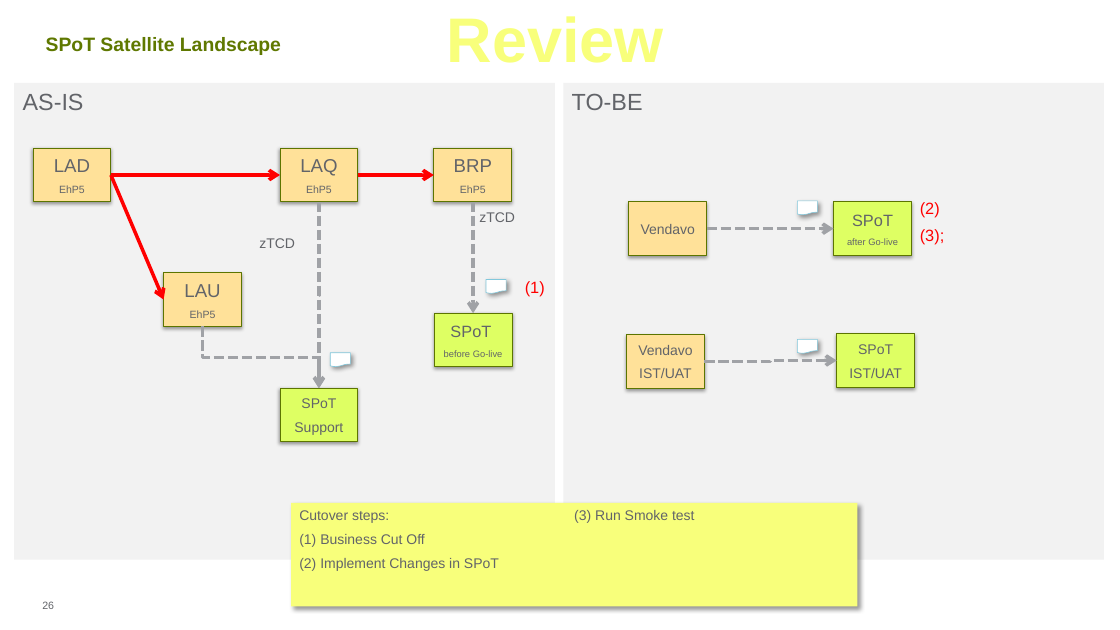
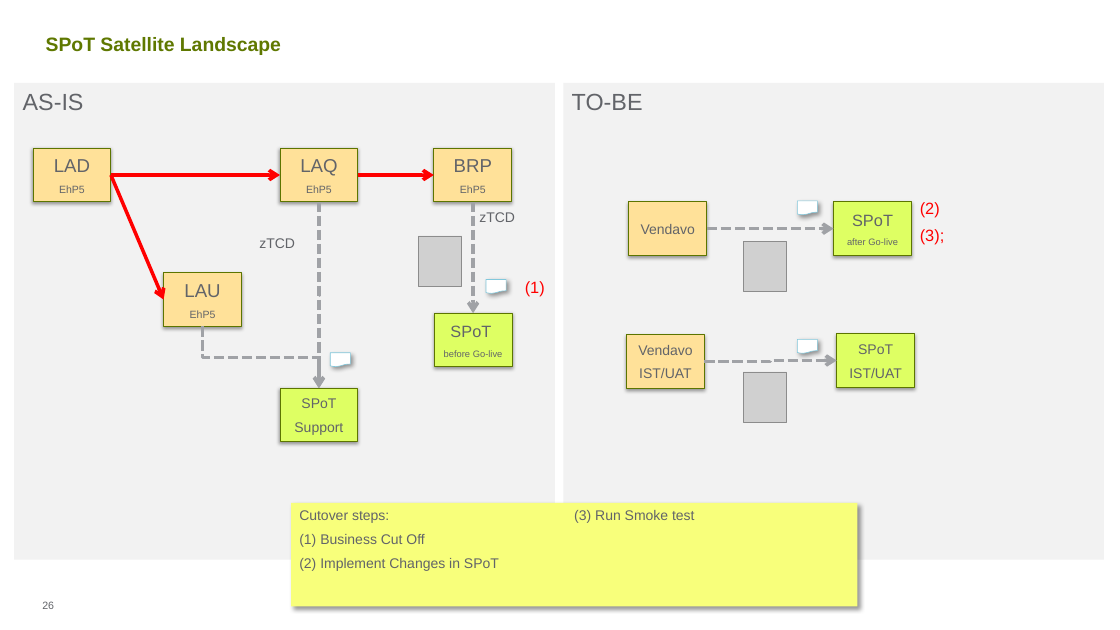
Before and after one commit to ldaher/syngenta-appmap, a slide deck: slide 26 of Satellite Status Report 20161107 vGC.PPTX. Drawn at 1120x630 pixels with LibreOffice and Linux fonts; fonts in the diff are those of the drawing; grey boxes stand for pictures; background and template pictures are left out. Boxes give left, top, right and bottom in pixels: in the first picture for what was removed or moved away, otherwise in the second. Text is boxed around its words. In the diff, an @@ line names an element or a change of style, - is before the commit and + after.

```diff
--- a/Satellite Status Report 20161107 vGC.PPTX
+++ b/Satellite Status Report 20161107 vGC.PPTX
@@ text removed at <box>447,16,664,63</box> @@
-Review
@@ picture added at <box>418,236,462,287</box> @@
@@ picture added at <box>744,241,787,292</box> @@
@@ picture added at <box>744,372,787,423</box> @@
```
Also in this commit, not shown: 13 other slides changed, 2 other files.
